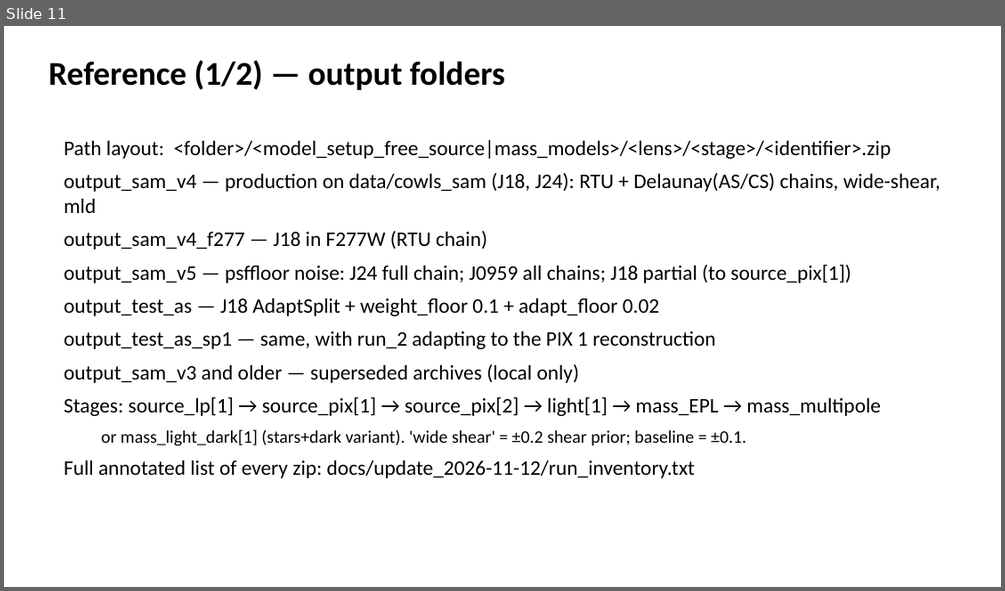
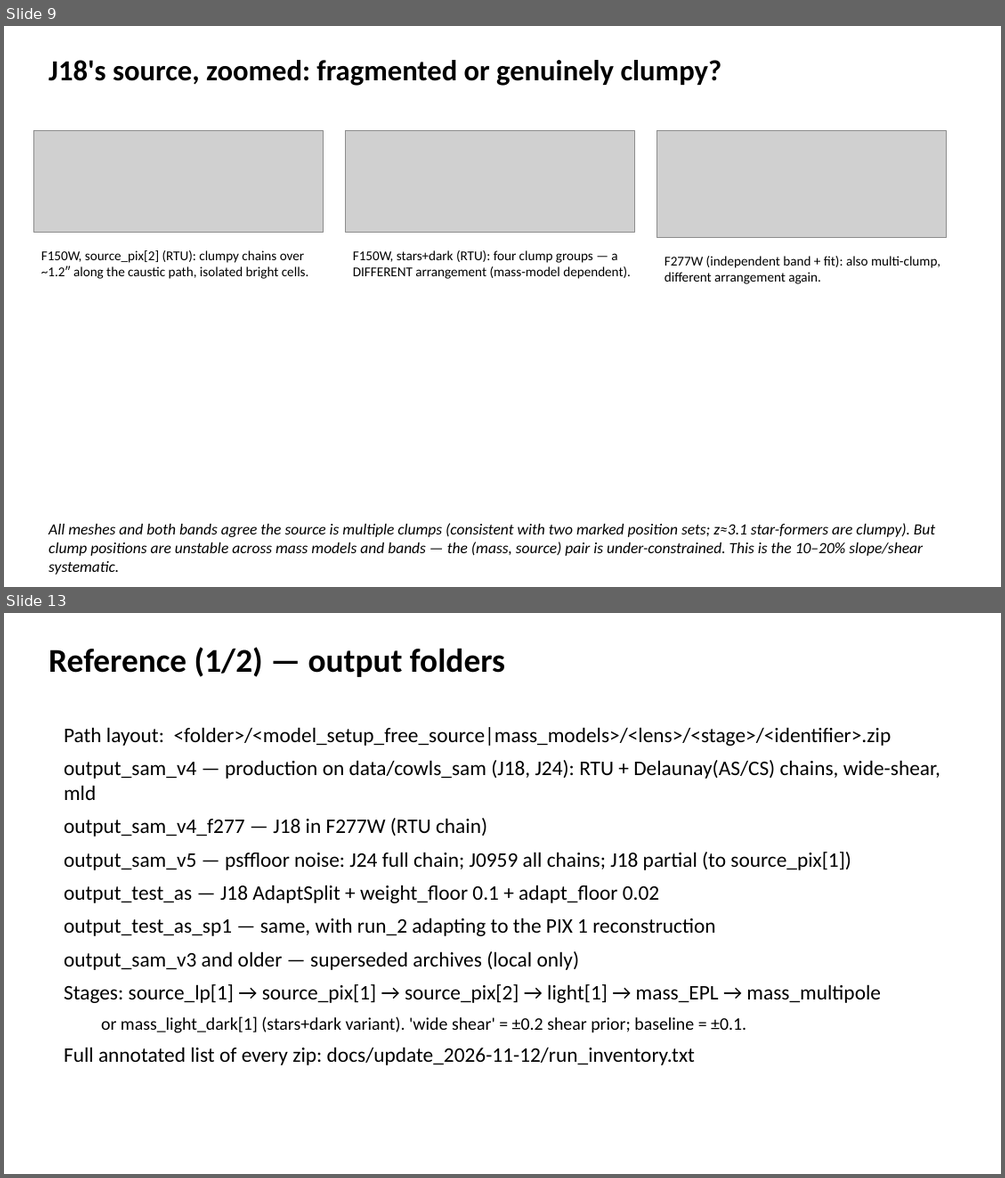
Before and after one commit to gravlensingcuhk/PyAutoLens-Project, a slide deck: docs/update_2026-11-12/cowls_status_2026-11-12.pptx. Shown one above the other, each under a label of ours: slide 11 before the commit, slides 9 and 13 after it; the slides between them are not shown. The pictures are 1005x591 and 1005x1178 pixels, drawn with LibreOffice and Linux fonts; fonts in the diff are those of the drawing; grey boxes stand for pictures. Boxes give left, top, right and bottom in pixels: in the first picture for what was removed or moved away, otherwise in the second. Text is boxed around its words. In the diff, an @@ line names an element or a change of style, - is before the commit and + after.

```diff
--- a/docs/update_2026-11-12/cowls_status_2026-11-12.pptx
+++ b/docs/update_2026-11-12/cowls_status_2026-11-12.pptx
@@ slide 9 added at box(4, 26, 1001, 587), background #FFFFFF @@
@@ text added at box(48, 60, 722, 86), 28 pt, text #000000, bold @@
+J18's source, zoomed: fragmented or genuinely clumpy?
@@ picture added at box(34, 131, 324, 232) @@
@@ picture added at box(346, 131, 635, 232) @@
@@ picture added at box(657, 131, 947, 238) @@
@@ text added at box(41, 250, 309, 279), 13 pt, text #000000 @@
+F150W, source_pix[2] (RTU): clumpy chains over ~1.2″ along the caustic path, isolated bright cells.
@@ text added at box(353, 250, 631, 279), 13 pt, text #000000 @@
+F150W, stars+dark (RTU): four clump groups — a DIFFERENT arrangement (mass-model dependent).
@@ text added at box(664, 256, 940, 284), 13 pt, text #000000 @@
+F277W (independent band + fit): also multi-clump, different arrangement again.
@@ text added at box(48, 523, 935, 574), 15 pt, text #000000, italic @@
+All meshes and both bands agree the source is multiple clumps (consistent with two marked position sets; z≈3.1 star-formers are clumpy). But clump positions are unstable across mass models and bands — the (mass, source) pair is under-constrained. This is the 10–20% slope/shear systematic.
@@ what was slide 11 is now slide 13 @@
```
Also in this commit, not shown: 3 slides changed, 1 other slide added, 5 other files.
